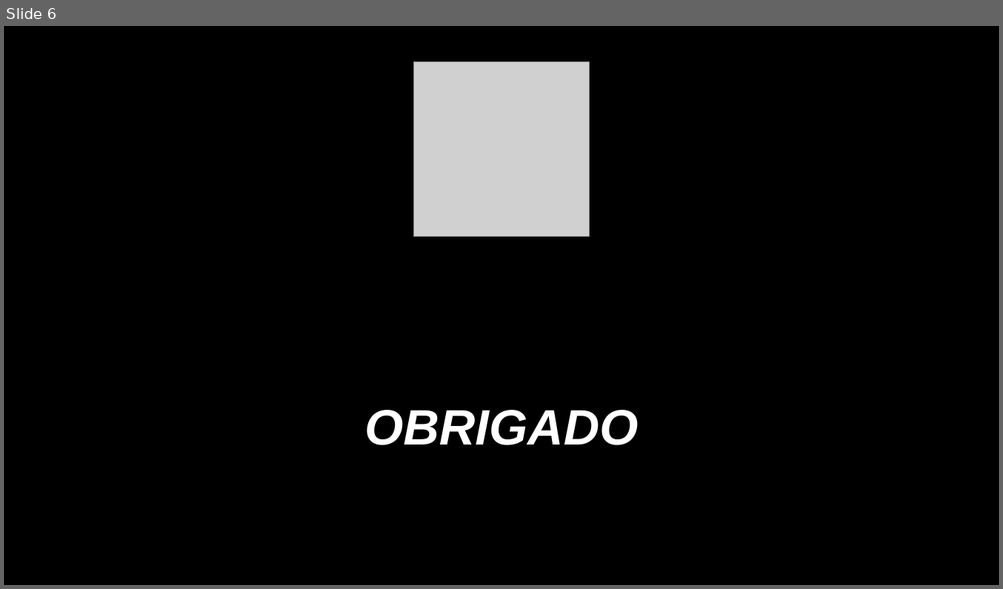
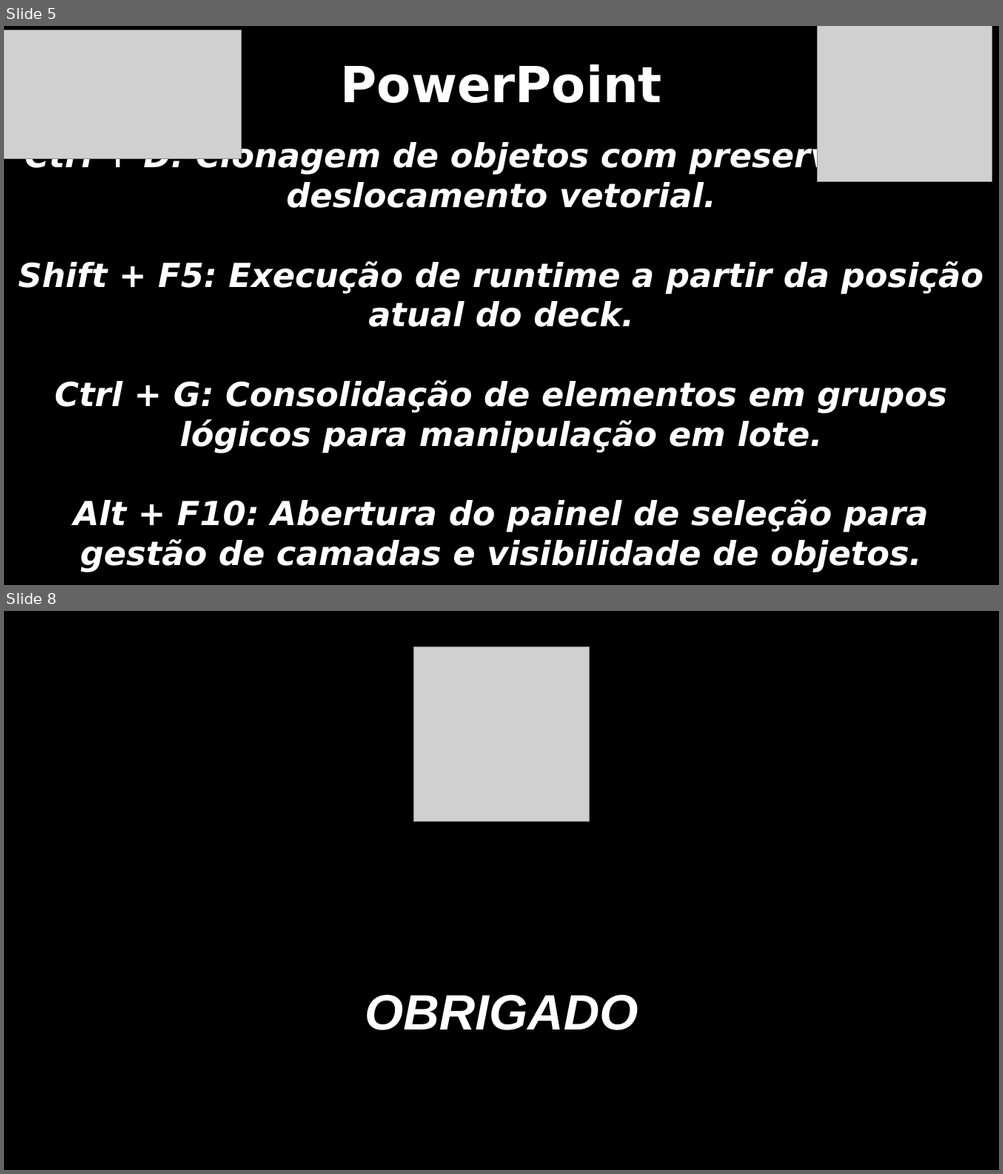
Before and after one commit to CauaReck/ptic, a slide deck: Cauã Reck Mello 1DS.pptx. Shown one above the other, each under a label of ours: slide 6 before the commit, slides 5 and 8 after it; the slides between them are not shown. The pictures are 1003x589 and 1003x1174 pixels, drawn with LibreOffice and Linux fonts; fonts in the diff are those of the drawing; grey boxes stand for pictures; background and template pictures are left out. Boxes give left, top, right and bottom in pixels: in the first picture for what was removed or moved away, otherwise in the second. Text is boxed around its words. In the diff, an @@ line names an element or a change of style, - is before the commit and + after.

```diff
--- a/Cauã Reck Mello 1DS.pptx
+++ b/Cauã Reck Mello 1DS.pptx
@@ slide 5 added at [4, 26, 999, 585], background #000000 @@
@@ picture added at [4, 30, 242, 158] @@
@@ picture added at [817, 26, 991, 182] @@
@@ text added at [341, 64, 662, 103], 48 pt, text #FFFFFF, bold @@
+PowerPoint
@@ text added at [18, 141, 983, 573], 32 pt, text #FFFFFF, bold, italic @@
+Ctrl + D: Clonagem de objetos com preservação de deslocamento vetorial.
+Shift + F5: Execução de runtime a partir da posição atual do deck.
+Ctrl + G: Consolidação de elementos em grupos lógicos para manipulação em lote.
+Alt + F10: Abertura do painel de seleção para gestão de camadas e visibilidade de objetos.
@@ what was slide 6 is now slide 8 @@
```
Also in this commit, not shown: 1 slide changed, 5 other slides added, 4 slides removed.
